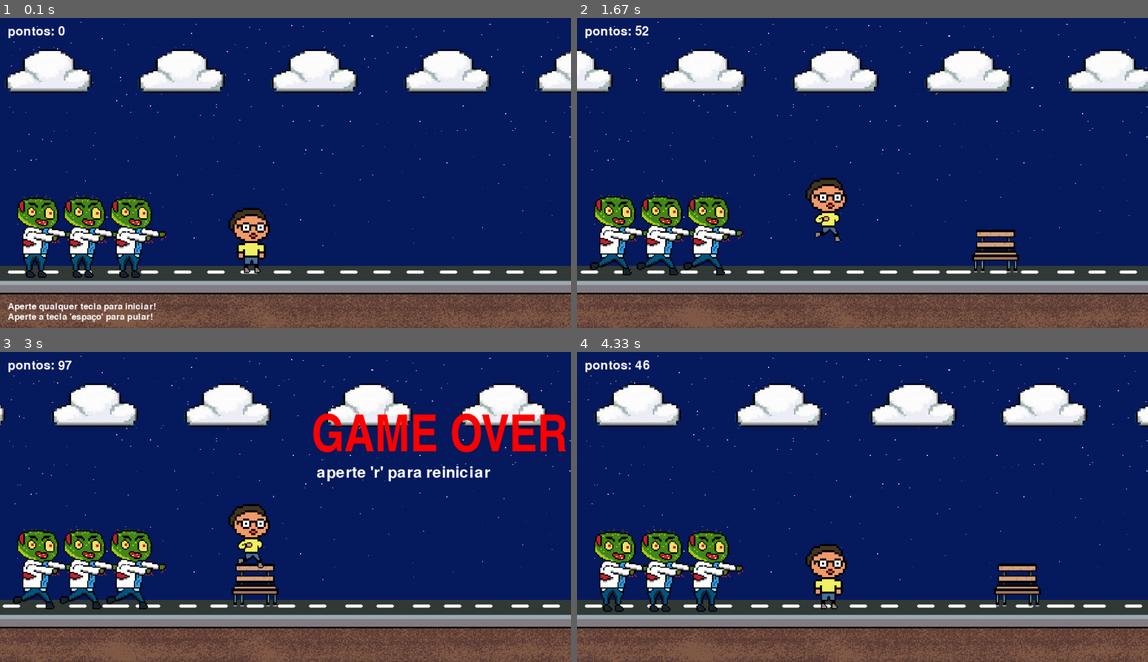
Above: before the commit, frames 1-4 (two rows, left to right).
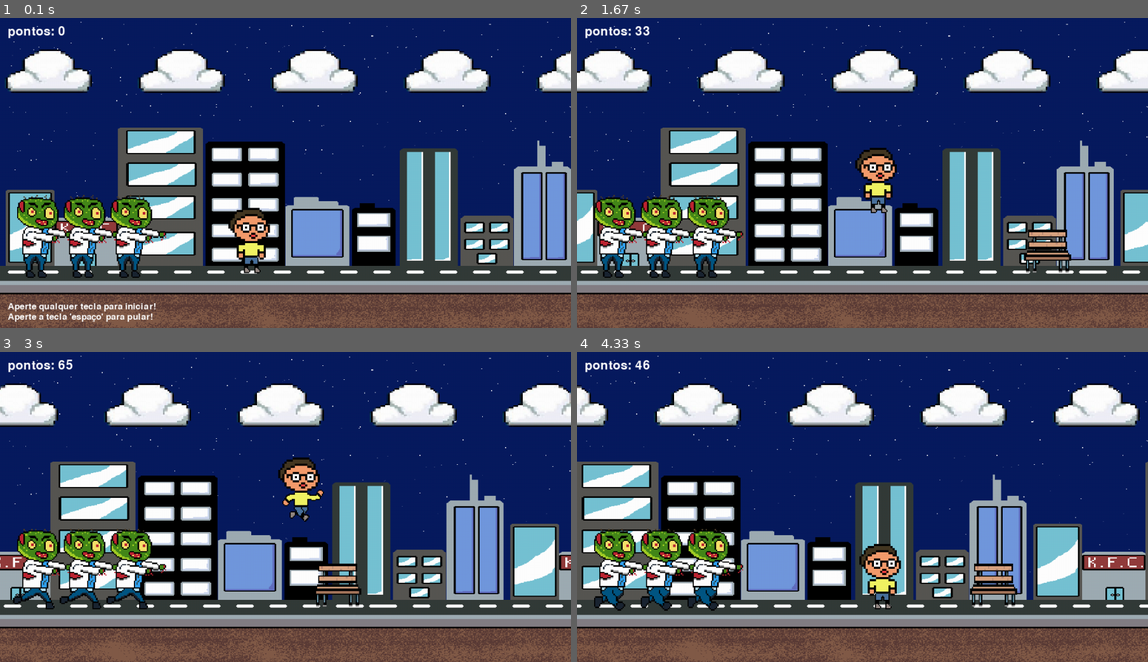
Above: after the commit, the same moments.

Repository: PedroVitorCarFerSilva/Zombie-and-Morty-pygame
Game: pygame game, started from Zombie and Morty code.py
Two runs of this game, one before a commit and one after it. Both use one fixed random seed, a clock stepped at 60 frames per second and the inputs below.
Inputs:
- Up to frame 1 (0.1 s): no input
- Up to frame 2 (1.67 s): tap Space at 0.33, 1.23, 1.53 s; hold Space 0.67-1.13 s; hold Right 0.67-1.13 s; hold P 1.17-1.63 s; hold D 1.17-1.63 s
- Up to frame 3 (3 s): hold P 1.67-2.13 s; hold Up 1.67-2.13 s; tap Space at 1.73, 2.03, 2.23, 2.53, 2.73 s; hold P 2.17-2.63 s; hold W 2.17-2.63 s; hold P from 2.67 s (still down); hold Up from 2.67 s (still down)
- Up to frame 4 (4.33 s): tap Space at 3.03, 3.57, 3.87, 4.07 s; release P at 3.13 s; release Up at 3.13 s; tap R at 3.17 s; hold Up 3.5-3.97 s; hold D from 4 s (still down)

The runs differ from the first frame. In frame 1, 24% of the frame differs, in the area x 1-100%, y 35-80%; in frame 2, 38%; in frame 3, 41%, in the area x 0-100%, y 2-83%; in frame 4, 38%.

Commit message:
Update Zombie and Morty code.py

Diff:
--- a/Zombie and Morty code.py
+++ b/Zombie and Morty code.py
@@ -1,10 +1,11 @@
 #code by Iraikare
 #graphics by João Ricardo
+#modified by Pedro Vitor (Roger)
 
 import pygame
 from pygame.locals import *
 import os
-from random import randrange, choice
+from random import randrange, choice, randint
 pygame.font.init()
 pygame.mixer.init()
 pygame.init()
@@ -23,16 +24,21 @@
 marrom = (209, 169, 161)
 velocidade = 40
 pontos = 0
-velocidade_jogo = 7
+velocidade_jogo = 8
 
 fundo = pygame.transform.scale(pygame.image.load(os.path.join(diretorio_imagens,'cenario1f.png')), (LARGURA, ALTURA))
 spritesheet = pygame.image.load(os.path.join(diretorio_imagens,'tudinho.png')).convert_alpha()
+spritepredios = pygame.transform.scale(pygame.image.load(os.path.join(diretorio_imagens,'predios.png')), (LARGURA, ALTURA))
 
 som_colisao = pygame.mixer.Sound(os.path.join(diretorio_sons,'gameover1.wav'))
 som_colisao.set_volume(0.2)
 som_pontuacao = pygame.mixer.Sound(os.path.join(diretorio_sons,'score.wav'))
 som_pontuacao.set_volume(0.2)
 
+#music = pygame.mixer.music.load('sons/musca.wav')
+#pygame.mixer.music.set_volume(0.13)
+#pygame.mixer.music.play(-1)
+
 start = False
 colidiu = False
 escolha_obstaculo = choice([0,1,2])
@@ -51,7 +57,10 @@
 def reiniciar_jogo():
     global pontos, velocidade_jogo, colidiu, escolha_obstaculo, fimdejogo
     pontos = 0
-    velocidade_jogo = 7
+    velocidade_jogo = 8
+    personagem.velocidade_pulo = 15
+    personagem.altura_pulo = 180
+    personagem.rect.center = (490,430)
     colidiu = False
     fimdejogo = False
     personagem.rect.y = 370
@@ -72,6 +81,9 @@
             img = pygame.transform.scale(img,(64*2, 64*2))
             self.imagens_personagem.append(img)
 
+        self.altura_pulo = 180
+        self.velocidade_pulo = 15
+
         self.index_lista = 0
         self.image = self.imagens_personagem[self.index_lista]
         self.rect = self.image.get_rect()
@@ -79,26 +91,49 @@
         self.pos_y_inicial = 370
         self.rect.center = (490,430)
         self.pulo = False
+        self.framespeed = 0.2
 
     def pular(self):
         self.pulo = True
         self.som_pulo.play()
 
-    def update(self):
-        if start == True:
+    def movemento(self, vel):
+        self.framespeed = 0.2
+        if self.rect.topright[0] <= LARGURA:
+            if pygame.key.get_pressed()[pygame.K_d] or pygame.key.get_pressed()[pygame.K_RIGHT]:
+                if self.pulo:
+                    self.rect.x += 4
+                else:
+                    self.rect.x += 8
+        if self.rect.x >= -10:
+            if pygame.key.get_pressed()[pygame.K_a] or pygame.key.get_pressed()[pygame.K_LEFT]:
+                if self.pulo:
+                    self.rect.x -= 4
+                else:
+                    self.rect.x -= vel
+                    self.framespeed = 0
+                    self.index_lista = 0
+        if self.pulo:
+            self.framespeed = 0
+            self.index_lista = 3
+
+    def update(self, vel):
+        self.movemento(vel)
+        if start == True:
+
             if self.pulo == True:
-                if self.rect.y <= 190:
+                if self.rect.y <= self.altura_pulo:
                     self.pulo = False
-                self.rect.y -= 15
+                self.rect.y -= self.velocidade_pulo
             else:
                 if self.rect.y < self.pos_y_inicial:
-                    self.rect.y += 15
+                    self.rect.y += self.velocidade_pulo
                 else:
                     self.rect.y = self.pos_y_inicial
 
-            if self.index_lista > 2:
+            self.index_lista += self.framespeed
+            if self.index_lista > 4:
                 self.index_lista = 0
-            self.index_lista += 0.25
             self.image = self.imagens_personagem[int(self.index_lista)]
 
 class Zombie(pygame.sprite.Sprite):
@@ -118,9 +153,9 @@
 
     def update(self):
         if start == True:
-            if self.index_lista > 2:
+            self.index_lista += 0.2
+            if self.index_lista > 4:
                 self.index_lista = 0
-            self.index_lista += 0.25
             self.image = self.imagens_zombie[int(self.index_lista)]
 
 class Chao(pygame.sprite.Sprite):
@@ -130,25 +165,38 @@
         self.rect = self.image.get_rect()
         self.rect.y = 460
         self.rect.x = pos_x * 64
-    def update(self):
-        if start == True:
-            if self.rect.topright[0] < 0:
-                self.rect.x = LARGURA
-            self.rect.x -= 10
-
-class Nuvens(pygame.sprite.Sprite):
-    def __init__(self, pos_x):
-        pygame.sprite.Sprite.__init__(self)
-        self.image = spritesheet.subsurface((15*64,0), (64,64))
-        self.image = pygame.transform.scale(self.image,(64*3, 64*3))
-        self.rect = self.image.get_rect()
-        self.rect.y = randrange(5, 15, 10)
-        self.rect.x = pos_x * (128*2)
     def update(self):
         if start == True:
             if self.rect.topright[0] < 0:
                 self.rect.x = LARGURA
             self.rect.x -= velocidade_jogo
+
+class Nuvens(pygame.sprite.Sprite):
+    def __init__(self, pos_x):
+        pygame.sprite.Sprite.__init__(self)
+        self.image = spritesheet.subsurface((15*64,0), (64,64))
+        self.image = pygame.transform.scale(self.image,(64*3, 64*3))
+        self.rect = self.image.get_rect()
+        self.rect.y = randrange(5, 15, 10)
+        self.rect.x = pos_x * (128*2)
+    def update(self):
+        if start == True:
+            if self.rect.topright[0] < 0:
+                self.rect.x = LARGURA
+            self.rect.x -= velocidade_jogo // 8
+
+class Predios(pygame.sprite.Sprite):
+    def __init__(self, pos_x):
+        pygame.sprite.Sprite.__init__(self)
+        self.image = spritepredios
+        self.rect = self.image.get_rect()
+        self.rect.x = pos_x
+        self.rect.y = 0
+    def update(self):
+        if start == True:
+            if self.rect.topright[0] < 0:
+                self.rect.x = LARGURA
+            self.rect.x -= velocidade_jogo // 4
 
 class Lixo(pygame.sprite.Sprite):
     def __init__(self):
@@ -208,23 +256,28 @@
 for i in range(20):
     chao = Chao(i)
     todas_as_sprites.add(chao)
+for i in range(2):
+    predios = Predios((i-1)*LARGURA)
+    todas_as_sprites.add(predios)
 lixo = Lixo()
 cerca = Cerca()
 banco = Banco()
-todas_as_sprites.add(lixo, cerca, banco)
+todas_as_sprites.add(lixo, cerca, banco, predios)
 for i in range(3):
     zombie = Zombie(i)
     todas_as_sprites.add(zombie)
 personagem = Personagem()
-todas_as_sprites.add(personagem)
+personagem_s = pygame.sprite.Group()
+personagem_s.add(personagem)
 
 grupo_obstaculos = pygame.sprite.Group()
-grupo_obstaculos.add(lixo, cerca, banco)
+grupo_obstaculos.add(lixo, cerca, banco, zombie)
 
 def janela_desenho():
     JANELA.blit(fundo, (0,0))
     grupo_obstaculos.draw(JANELA)
     todas_as_sprites.draw(JANELA)
+    personagem_s.draw(JANELA)
 
     global pontos
     pontostxt =  FONTE.render("pontos: " + str(pontos), 1, branco)
@@ -244,6 +297,7 @@
     global start
     relogio = pygame.time.Clock()
     rodando = True
+    pause = False
     while rodando:
         relogio.tick(velocidade)
         for event in pygame.event.get():
@@ -251,13 +305,19 @@
                 rodando = False
             if event.type == KEYDOWN:
                 start = True
-                if event.key == K_SPACE and colidiu == False:
-                    if personagem.rect.y != personagem.pos_y_inicial:
-                        pass
-                    else:
-                        personagem.pular()
+                if event.key == K_SPACE or event.key == K_UP or event.key == K_w:
+                    if colidiu == False and pause == False:
+                        if personagem.rect.y != personagem.pos_y_inicial:
+                            pass
+                        else:
+                            personagem.pular()
                 if event.key == K_r and colidiu == True:
                     reiniciar_jogo()
+                if event.key == K_p and colidiu == False:
+                    if pause:
+                        pause = False
+                    else:
+                        pause = True
 
         colisoes = pygame.sprite.spritecollide(personagem, grupo_obstaculos, False, pygame.sprite.collide_mask)
 
@@ -280,18 +340,20 @@
             som_colisao.play()
             colidiu = True
 
-        if colidiu == True:
+        if colidiu:
             fimdejogo = True
-        elif start == True:
+        elif start and pause == False:
             pontos +=1
             todas_as_sprites.update()
-
-        if pontos %100 == 0 and colidiu == False and start == True:
-            som_pontuacao.play()
-            if velocidade_jogo >= 30:
-                velocidade_jogo += 0
-            else:
-                velocidade_jogo += 1
+            personagem_s.update(velocidade_jogo)
+
+            if pontos %100 == 0:
+                som_pontuacao.play()
+                if velocidade_jogo >= 40:
+                    velocidade_jogo += 0
+                else:
+                    velocidade_jogo += 1
+                    personagem.altura_pulo += 2
 
     pygame.quit()
 
